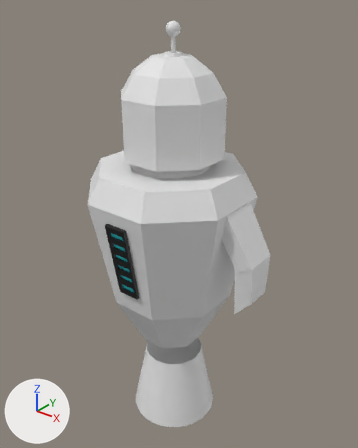
A saved change to the Blender file Assets/Content/Bot/Bot.blend.
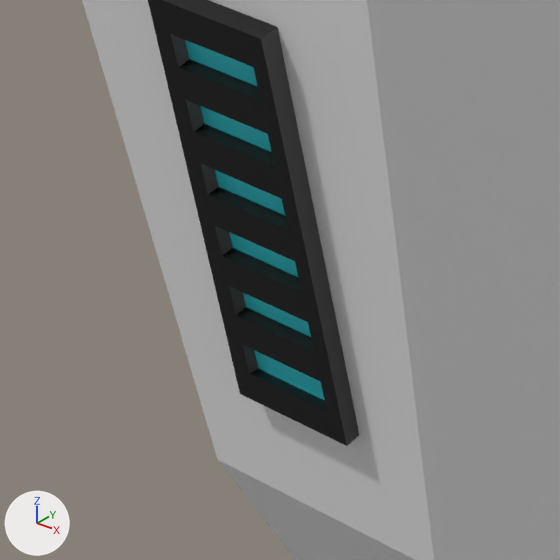
There are two pictures of each version: one whole from a camera (50 mm lens) standing at (3.69, -4.39, 1.8) and looking at (0.06, 0.15, -1.01), one close up on the part from 22% to 48% of the width and 51% to 71% of the height. The lights are fixed; the arrows at lower left show +X, +Y and +Z.

Script lines for the objects in view, before the commit:
```python
me_cube_003 = bpy.data.meshes.new('Cube.003')
me_cube_003.from_pydata(...)  # 136 vertices, 134 faces; spans x -0.5..0.5, y -0.5..0.066, z -0.5..0.5
# faces by material slot: [128, 6]
me_cube_003.materials.append(mat_battery_base_m)  # black #000000
me_cube_003.materials.append(mat_battery_energy_m)  # cyan #3adbe7
me_cylinder_007 = bpy.data.meshes.new('Cylinder.007')
me_cylinder_007.from_pydata(...)  # 32 vertices, 26 faces; spans x -0.99..0.99, y -0.99..0.99, z -1.55..0.95
ob_battery = bpy.data.objects.new('Battery', me_cube_003)
ob_battery.location = (0.0, -0.812, -1.162)
ob_battery.rotation_euler = (0.177, 0.0, 0.0)  # degrees (10, 0, 0)
ob_battery.scale = (0.3, 0.1, 1.0)
ob_cylinder_002 = bpy.data.objects.new('Cylinder.002', me_cylinder_007)
ob_cylinder_002.location = (-0.014, 0.07, -1.15)
ob_cylinder_002.rotation_euler = (0.0, 0.0, 0.393)  # degrees (0, 0, 23)
ob_cylinder_002.scale = (1.1, 1.1, 1.0)
```
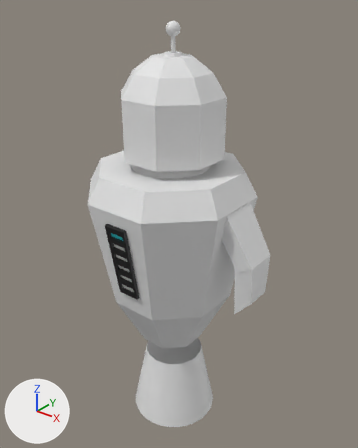
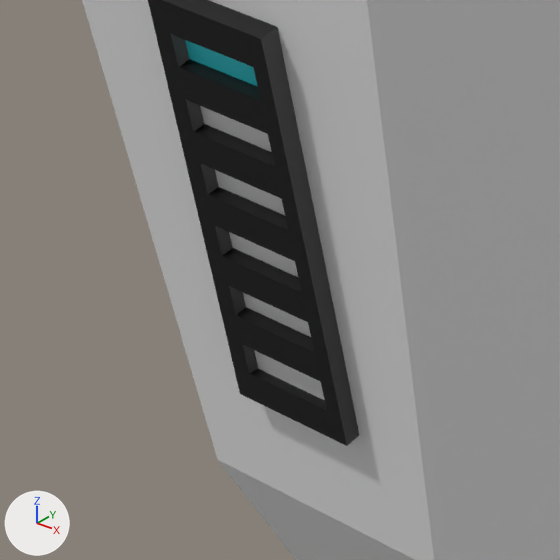
Pixel boxes (x1, y1, x2, y2) of what changed, in the close-ups (560 x 560 px):
part 1 of me_cube_003, recoloured (cyan to white)
    both: (200, 106, 271, 152)
part 2 of me_cube_003, recoloured (cyan to white)
    both: (215, 170, 285, 215)
part 3 of me_cube_003, recoloured (cyan to white)
    both: (229, 232, 298, 277)
part 4 of me_cube_003, recoloured (cyan to white)
    both: (243, 293, 311, 337)
part 5 of me_cube_003, recoloured (cyan to white)
    both: (254, 350, 324, 400)

Patch to the scene script:
```diff
--- a/Assets/Content/Bot/Bot.blend.py
+++ b/Assets/Content/Bot/Bot.blend.py
@@ mat_battery_energy5_m @@
+mat_battery_energy5_m = principled_material('Battery_Energy5_M')
+mat_battery_energy5_m.base_color = (0.8, 0.8, 0.8)  # white #e7e7e7
@@ mat_battery_energy2_m @@
+mat_battery_energy2_m = principled_material('Battery_Energy2_M')
+mat_battery_energy2_m.base_color = (0.8, 0.8, 0.8)  # white #e7e7e7
@@ mat_battery_energy3_m @@
+mat_battery_energy3_m = principled_material('Battery_Energy3_M')
+mat_battery_energy3_m.base_color = (0.8, 0.8, 0.8)  # white #e7e7e7
@@ mat_battery_energy4_m @@
+mat_battery_energy4_m = principled_material('Battery_Energy4_M')
+mat_battery_energy4_m.base_color = (0.8, 0.8, 0.8)  # white #e7e7e7
@@ mat_battery_energy1_m @@
+mat_battery_energy1_m = principled_material('Battery_Energy1_M')
+mat_battery_energy1_m.base_color = (0.8, 0.8, 0.8)  # white #e7e7e7
@@ me_cube_003 @@
 me_cube_003.from_pydata(...)  # 136 vertices, 134 faces; spans x -0.5..0.5, y -0.5..0.066, z -0.5..0.5
 # used by ob_battery; location = (0.0, -0.812, -1.162); rotation_euler = (0.177, 0.0, 0.0), in degrees (10, 0, 0); scale = (0.3, 0.1, 1.0)
+# me_cube_003 part 1: the 1 face centred in x 0.011, y -0.2, z 0.231 switches from mat_battery_energy_m (cyan #3adbe7) to mat_battery_energy1_m (white #e7e7e7)
+# me_cube_003 part 2: the 1 face centred in x 0.011, y -0.2, z 0.077 switches from mat_battery_energy_m (cyan #3adbe7) to mat_battery_energy2_m (white #e7e7e7)
+# me_cube_003 part 3: the 1 face centred in x 0.011, y -0.2, z -0.077 switches from mat_battery_energy_m (cyan #3adbe7) to mat_battery_energy3_m (white #e7e7e7)
+# me_cube_003 part 4: the 1 face centred in x 0.011, y -0.2, z -0.231 switches from mat_battery_energy_m (cyan #3adbe7) to mat_battery_energy4_m (white #e7e7e7)
+# me_cube_003 part 5: the 1 face centred in x 0.011, y -0.242, z -0.392 switches from mat_battery_energy_m (cyan #3adbe7) to mat_battery_energy5_m (white #e7e7e7)
 me_cube_003.materials.append(mat_battery_base_m)
 me_cube_003.materials.append(mat_battery_energy_m)
+me_cube_003.materials.append(mat_battery_energy1_m)  # white #e7e7e7
+me_cube_003.materials.append(mat_battery_energy2_m)  # white #e7e7e7
+me_cube_003.materials.append(mat_battery_energy3_m)  # white #e7e7e7
+me_cube_003.materials.append(mat_battery_energy4_m)  # white #e7e7e7
+me_cube_003.materials.append(mat_battery_energy5_m)  # white #e7e7e7
```
